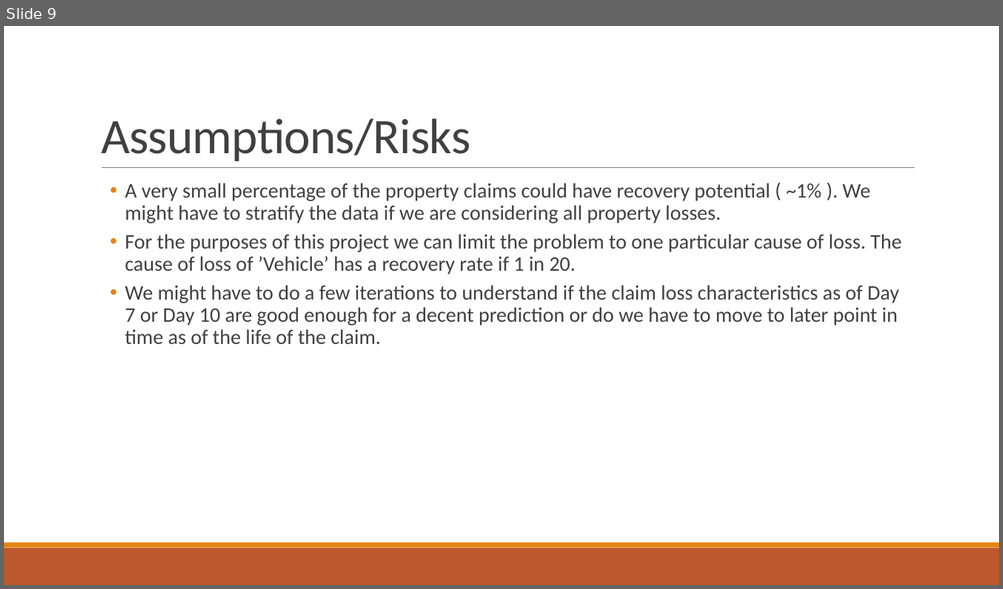
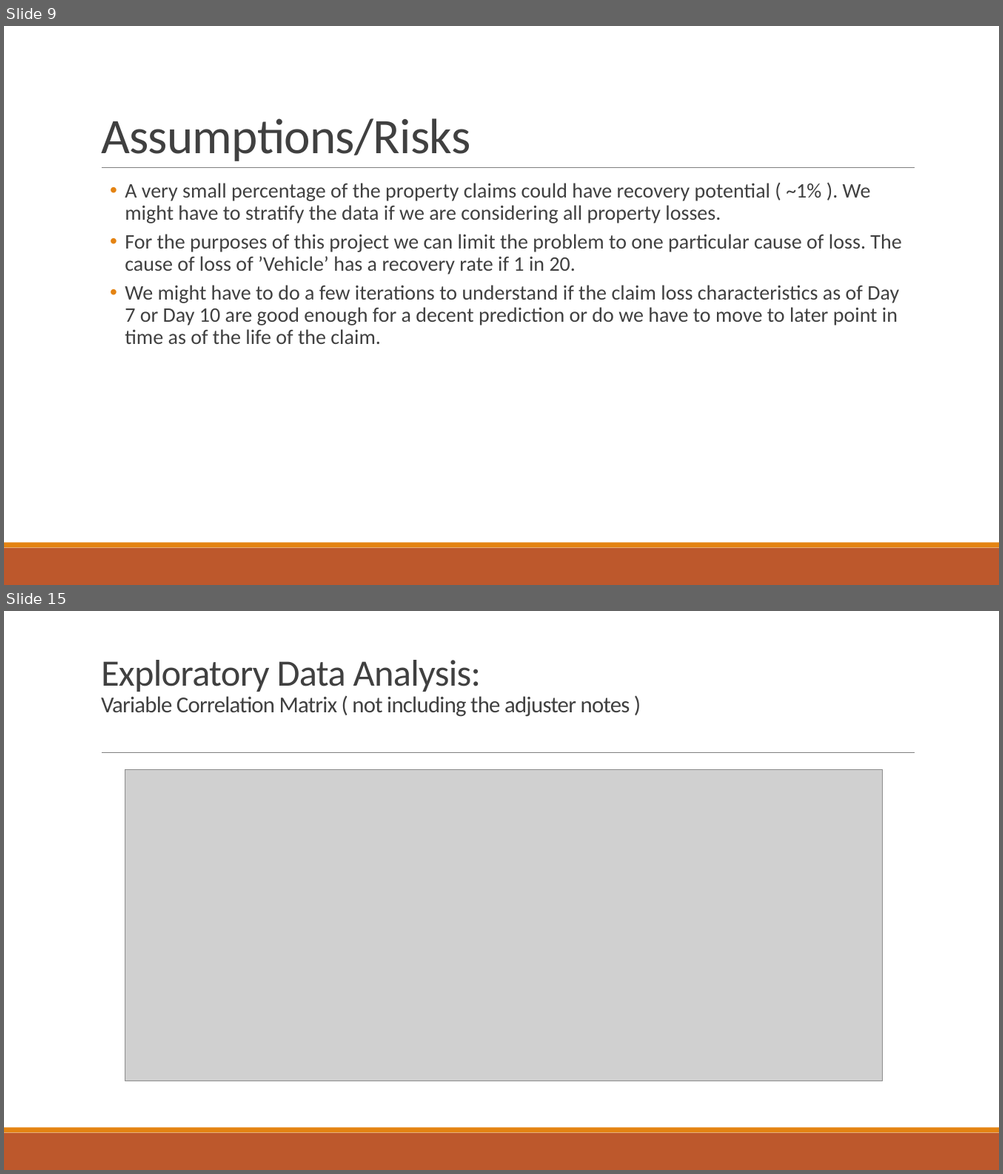
Before and after one commit to hkalavala/DS_SM_15_HK, a slide deck: projects/final-project/GA Project - HK.pptx. Shown one above the other, each under a label of ours: slide 9 before the commit, slides 9 and 15 after it; the slides between them are not shown. The pictures are 1003x589 and 1003x1174 pixels, drawn with LibreOffice and Linux fonts; fonts in the diff are those of the drawing; grey boxes stand for pictures. Boxes give left, top, right and bottom in pixels: in the first picture for what was removed or moved away, otherwise in the second. Text is boxed around its words. In the diff, an @@ line names an element or a change of style, - is before the commit and + after.

```diff
--- a/projects/final-project/GA Project - HK.pptx
+++ b/projects/final-project/GA Project - HK.pptx
@@ slide 15 added at (4,611,999,1170), background #FFFFFF; not listed: 3 template elements that a slide beside it also shows @@
@@ title added at (101,660,630,717), 22 pt, text #404040 @@
+Exploratory Data Analysis:
+Variable Correlation Matrix ( not including the adjuster notes )
@@ picture added at (125,770,883,1082) @@
```
Also in this commit, not shown: 1 slide changed, 8 other slides added, 1 other file.
